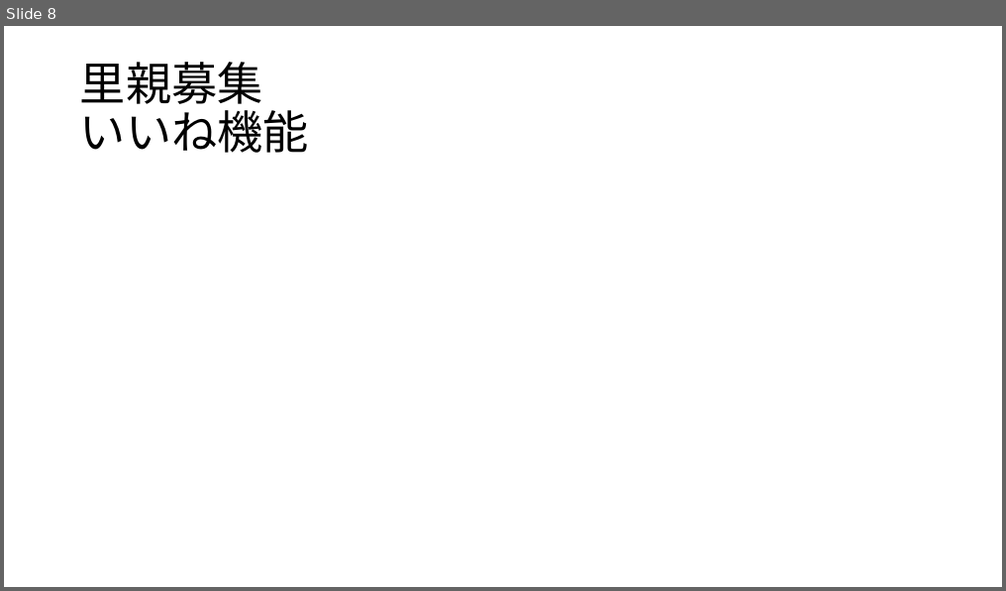
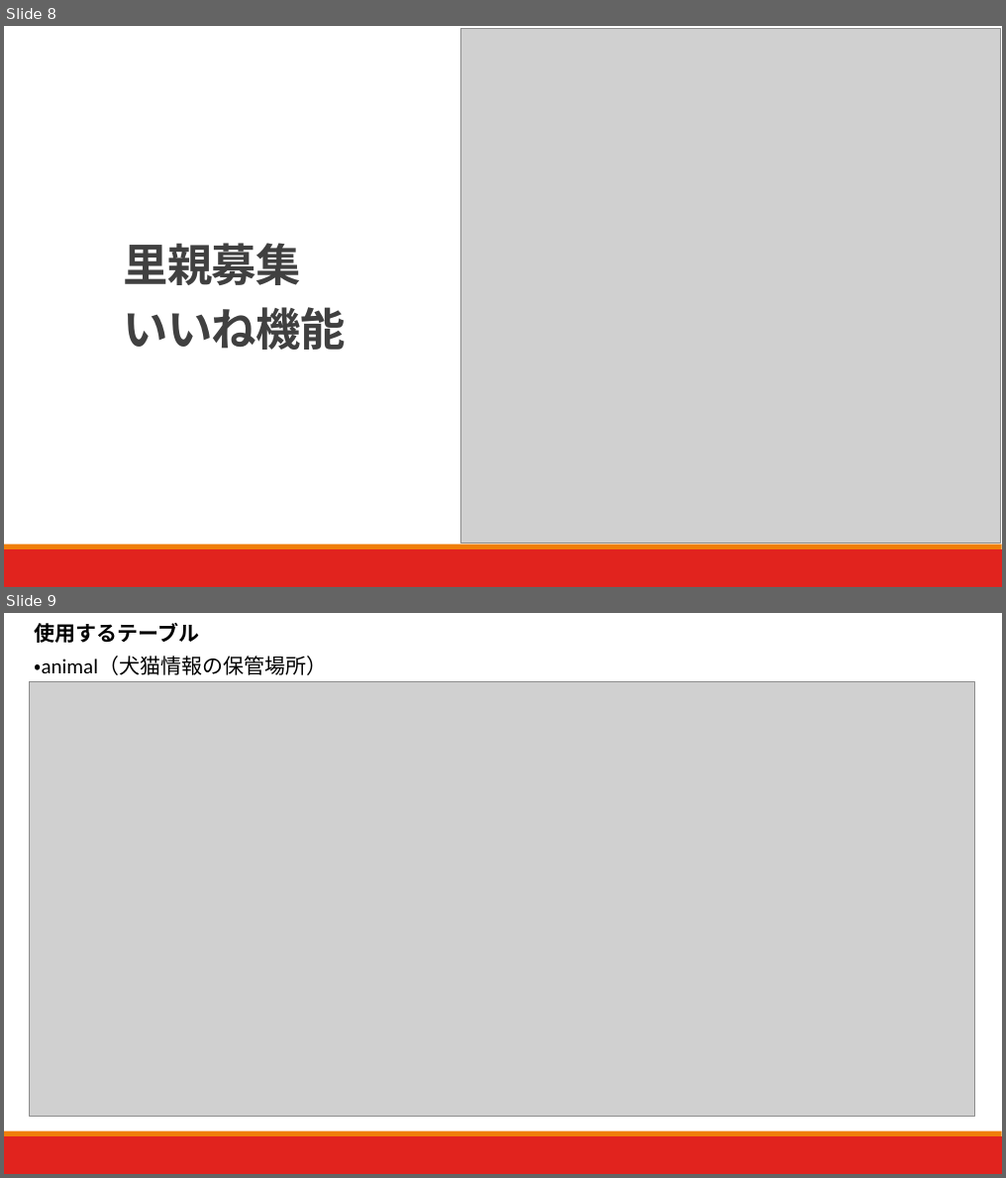
Before and after one commit to yu-kobatake/kfc, a slide deck: KFC発表資料.pptx. Shown one above the other, each under a label of ours: slide 8 before the commit, slides 8 and 9 after it. The pictures are 1006x591 and 1006x1178 pixels, drawn with LibreOffice and Linux fonts; fonts in the diff are those of the drawing; grey boxes stand for pictures. Boxes give left, top, right and bottom in pixels: in the first picture for what was removed or moved away, otherwise in the second. Text is boxed around its words. In the diff, an @@ line names an element or a change of style, - is before the commit and + after.

```diff
--- a/KFC発表資料.pptx
+++ b/KFC発表資料.pptx
@@ slide 9 added at (4, 613, 1002, 1174), background #FFFFFF; not listed: 2 template elements that a slide beside it also shows @@
@@ text added at (34, 623, 199, 643), 20 pt, text #000000, bold @@
+使用するテーブル
@@ text added at (34, 656, 327, 675), 20 pt, text #000000 @@
+・animal（犬猫情報の保管場所）
@@ picture added at (30, 682, 975, 1116) @@
@@ slide 8 changed as well @@
@@ picture added at (460, 29, 1001, 544) @@
@@ title "里親募集 いいね機能": place and size @@
-title "里親募集 いいね機能" at (80, 62, 309, 153)
+title "里親募集 いいね機能" at (123, 243, 346, 350)
@@ title "里親募集 いいね機能" at (123, 243, 346, 350): size 44 to 43.2 pt, font Noto Sans CJK JP to Calibri, text colour #000000 to #404040, letter spacing 0 to -0.5 pt, bold on; line spacing 0.9 to 1.2; vertical alignment middle to bottom @@
@@ rectangle added at (4, 550, 1002, 587), fill #E1231E @@
@@ rectangle added at (4, 545, 1002, 550), fill #F07F09 @@
```
Also in this commit, not shown: 9 other slides changed, 5 other slides added, 1 other file.
